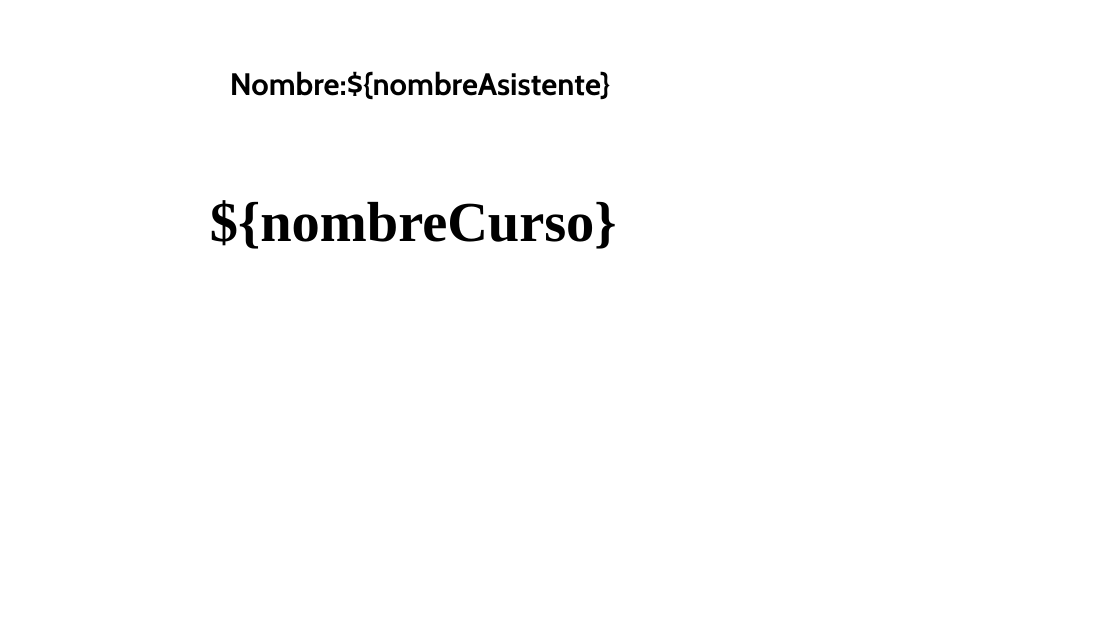
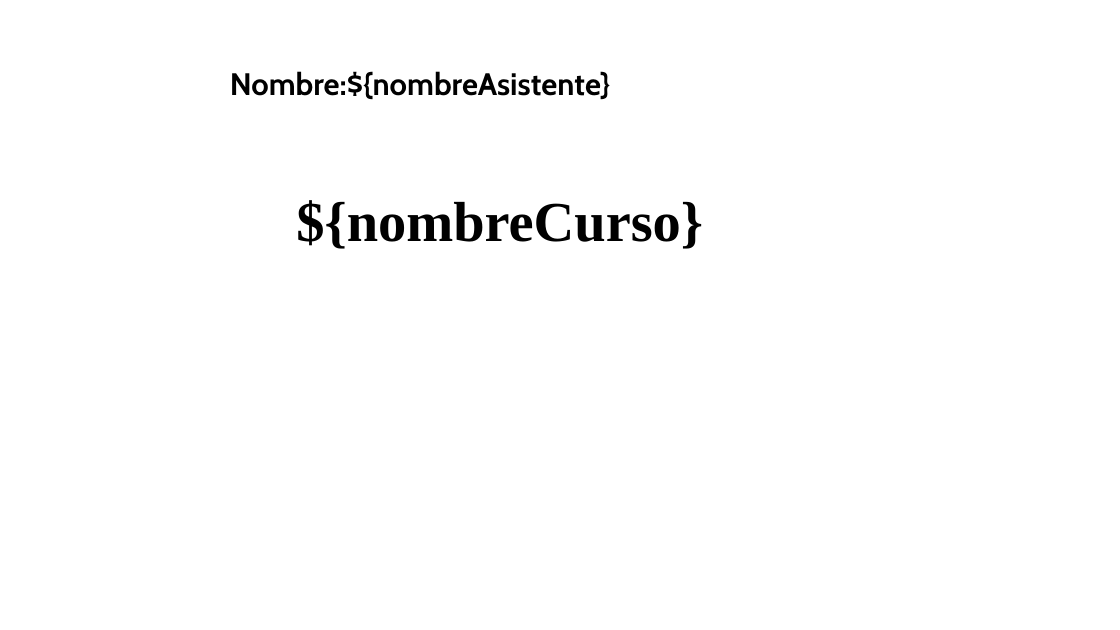
Before and after one commit to ViesTreet/createmanagesubmit, a slide deck: slide 1 of src/main/resources/static/plantillas/test1Modificado.pptx. Drawn at 1120x630 pixels with LibreOffice and Linux fonts; fonts in the diff are those of the drawing. Boxes give left, top, right and bottom in pixels: in the first picture for what was removed or moved away, otherwise in the second. Text is boxed around its words. In the diff, an @@ line names an element or a change of style, - is before the commit and + after.

```diff
--- a/src/main/resources/static/plantillas/test1Modificado.pptx
+++ b/src/main/resources/static/plantillas/test1Modificado.pptx
@@ text "${nombreCurso}" at box(296, 200, 703, 249): alignment left to centre @@
```
Also in this commit, not shown: 23 other files.
